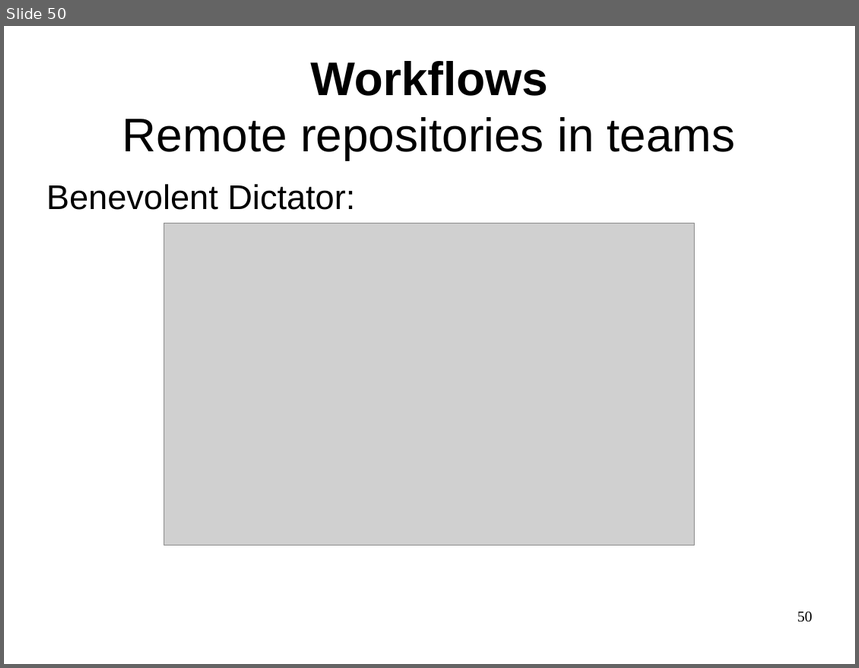
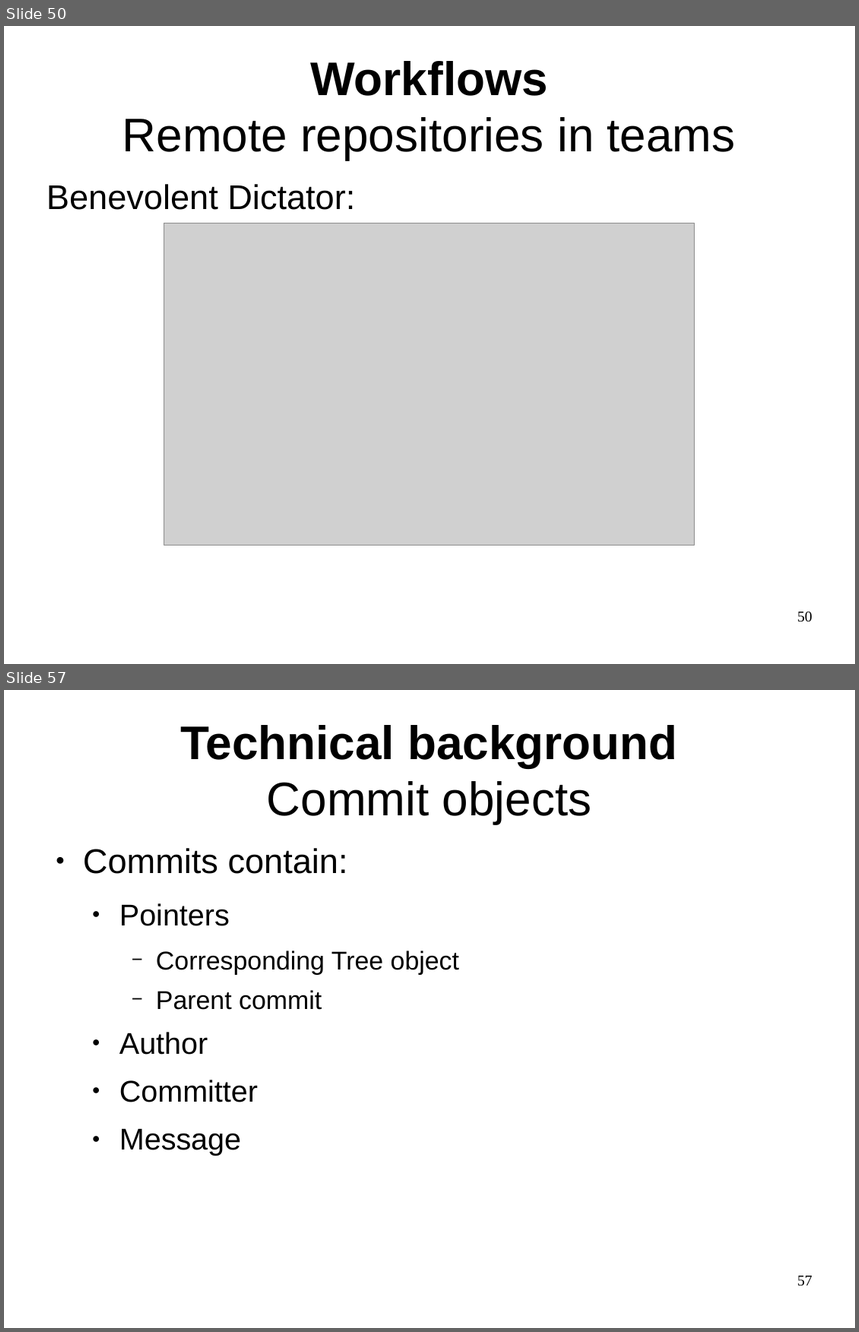
Before and after one commit to philpackmohr/git-paper, a slide deck: git-presentation.odp. Shown one above the other, each under a label of ours: slide 50 before the commit, slides 50 and 57 after it; the slides between them are not shown. The pictures are 859x668 and 859x1332 pixels, drawn with LibreOffice and Linux fonts; fonts in the diff are those of the drawing; grey boxes stand for pictures. Boxes give left, top, right and bottom in pixels: in the first picture for what was removed or moved away, otherwise in the second. Text is boxed around its words. In the diff, an @@ line names an element or a change of style, - is before the commit and + after.

```diff
--- a/git-presentation.odp
+++ b/git-presentation.odp
@@ slide 57 added at (4,690,855,1328), background #FFFFFF @@
@@ title added at (180,725,677,825), 44 pt, text #000000, bold @@
+Technical background
+Commit objects
@@ text added at (83,848,459,1156), 24 pt, text #000000 @@
+● Commits contain:
+  ● Pointers
+    − Corresponding Tree object
+    − Parent commit
+  ● Author
+  ● Committer
+  ● Message
@@ page number added at (797,1276,813,1287), 14 pt, text #000000 @@
+57
```
Also in this commit, not shown: 16 other slides added.
